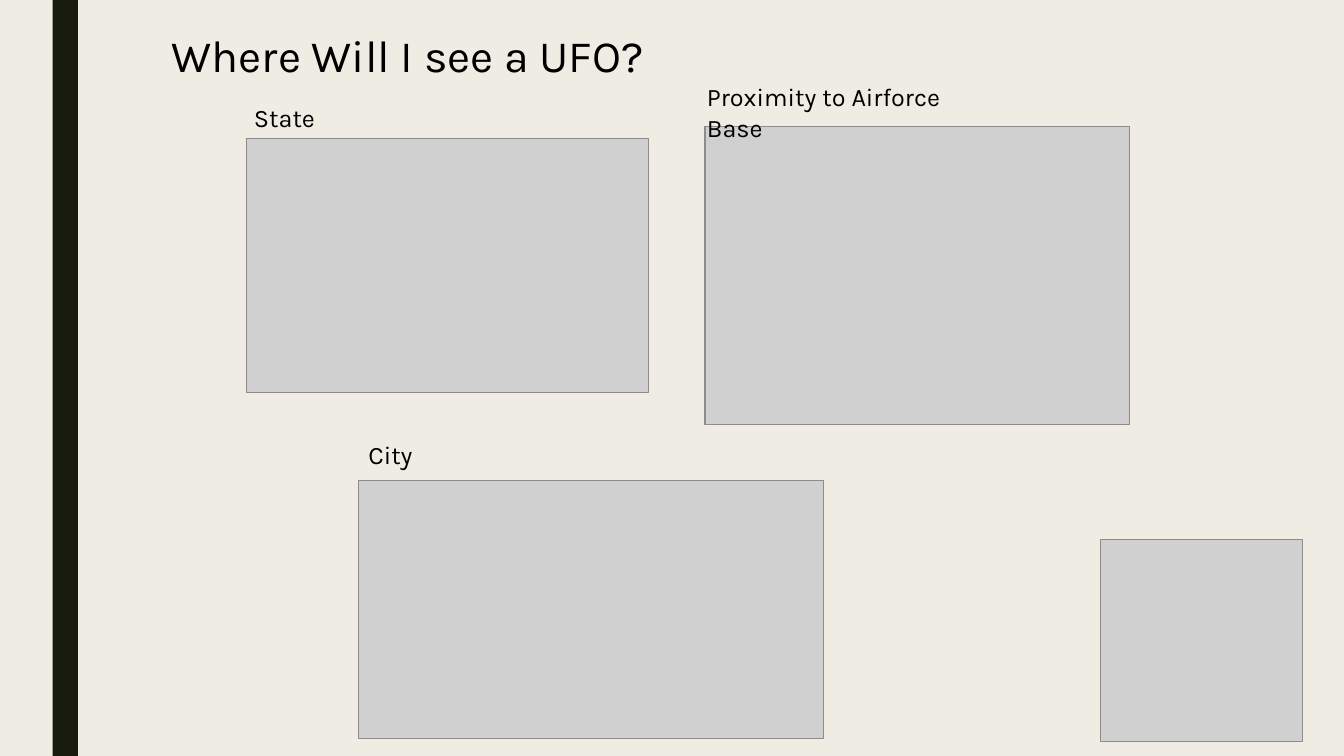
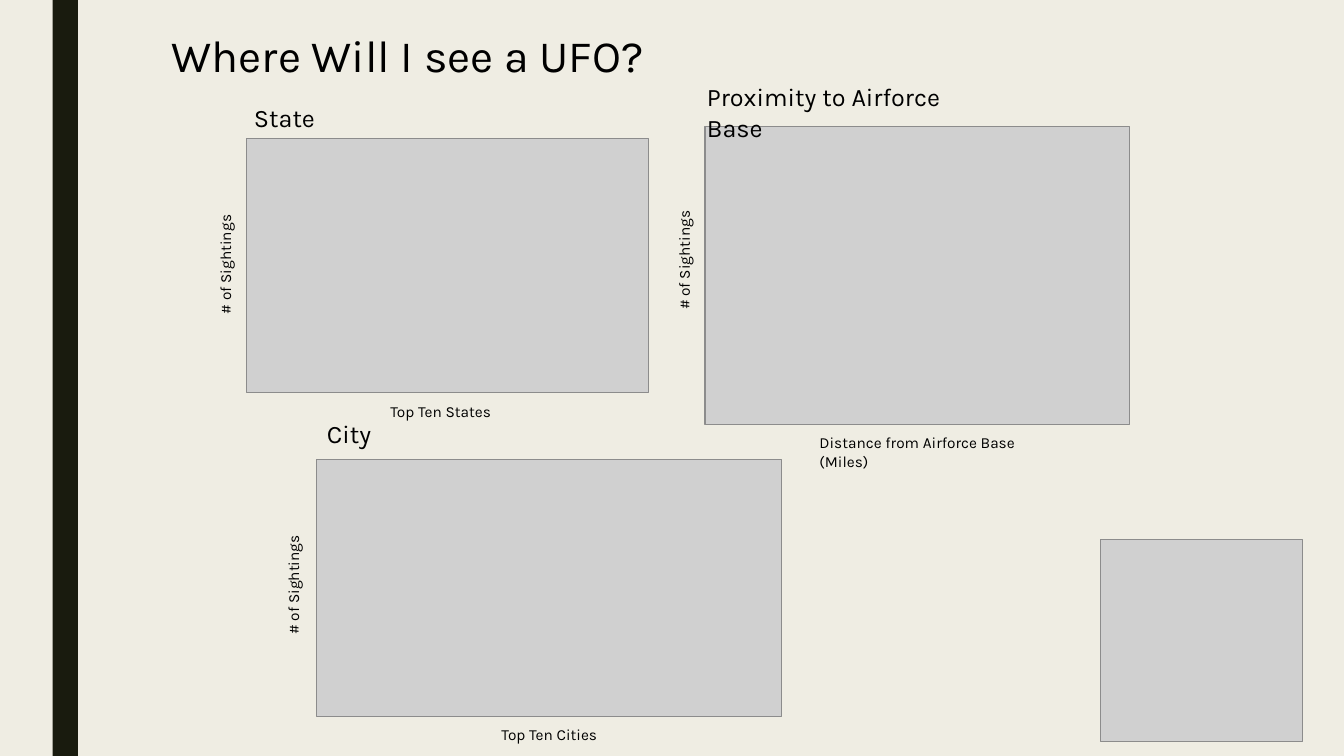
Before and after one commit to Preetikasri/UFO-Sightings-Analysis, a slide deck: slide 7 of ufo_presentation_v1.pptx. Drawn at 1344x756 pixels with LibreOffice and Linux fonts; fonts in the diff are those of the drawing; grey boxes stand for pictures. Boxes give left, top, right and bottom in pixels: in the first picture for what was removed or moved away, otherwise in the second. Text is boxed around its words. In the diff, an @@ line names an element or a change of style, - is before the commit and + after.

```diff
--- a/ufo_presentation_v1.pptx
+++ b/ufo_presentation_v1.pptx
@@ text added at [215,222,235,300], 11 pt, text #000000 @@
+# of Sightings
@@ text added at [674,218,694,295], 11 pt, text #000000 @@
+# of Sightings
@@ text "City": place and size @@
-text "City" at [368,446,412,470]
+text "City" at [327,425,371,449]
@@ text added at [390,407,491,421], 11 pt, text #000000 @@
+Top Ten States
@@ text added at [819,437,1015,469], 11 pt, text #000000 @@
+Distance from Airforce Base (Miles)
@@ picture: place and size @@
-picture at [359,481,824,738]
+picture at [317,460,781,717]
@@ text added at [283,541,303,621], 11 pt, text #000000 @@
+# of Sightings
@@ text added at [501,729,597,744], 11 pt, text #000000 @@
+Top Ten Cities
```
Also in this commit, not shown: 2 other slides changed.
